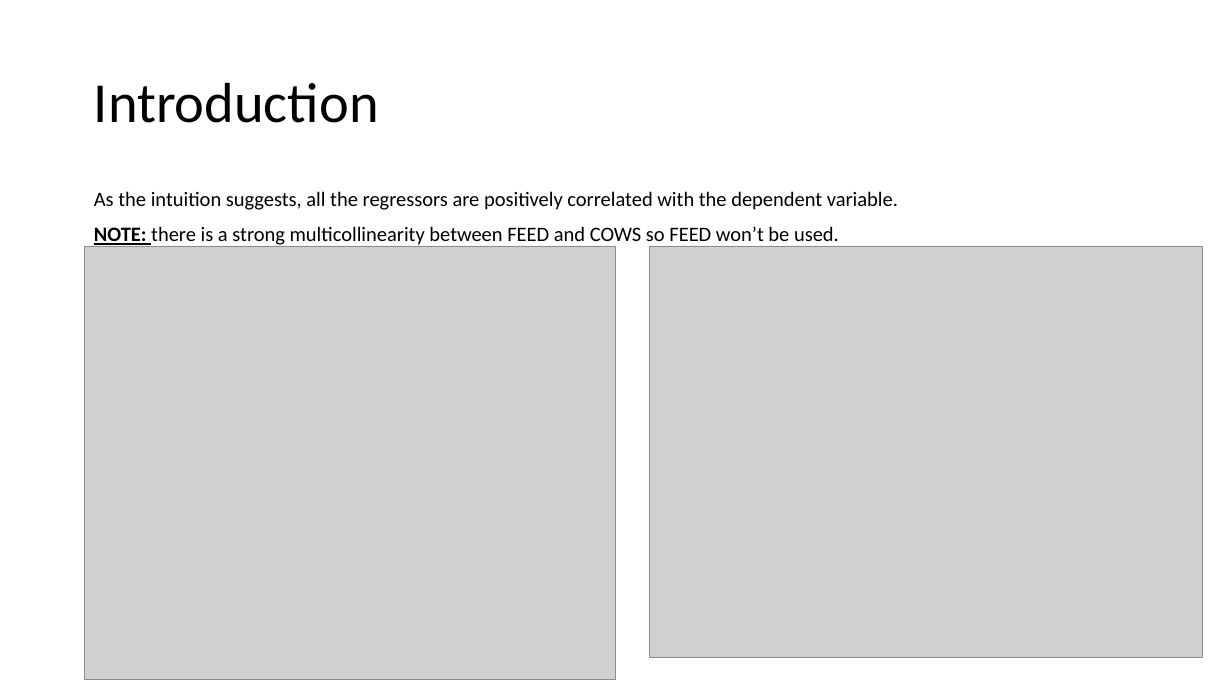
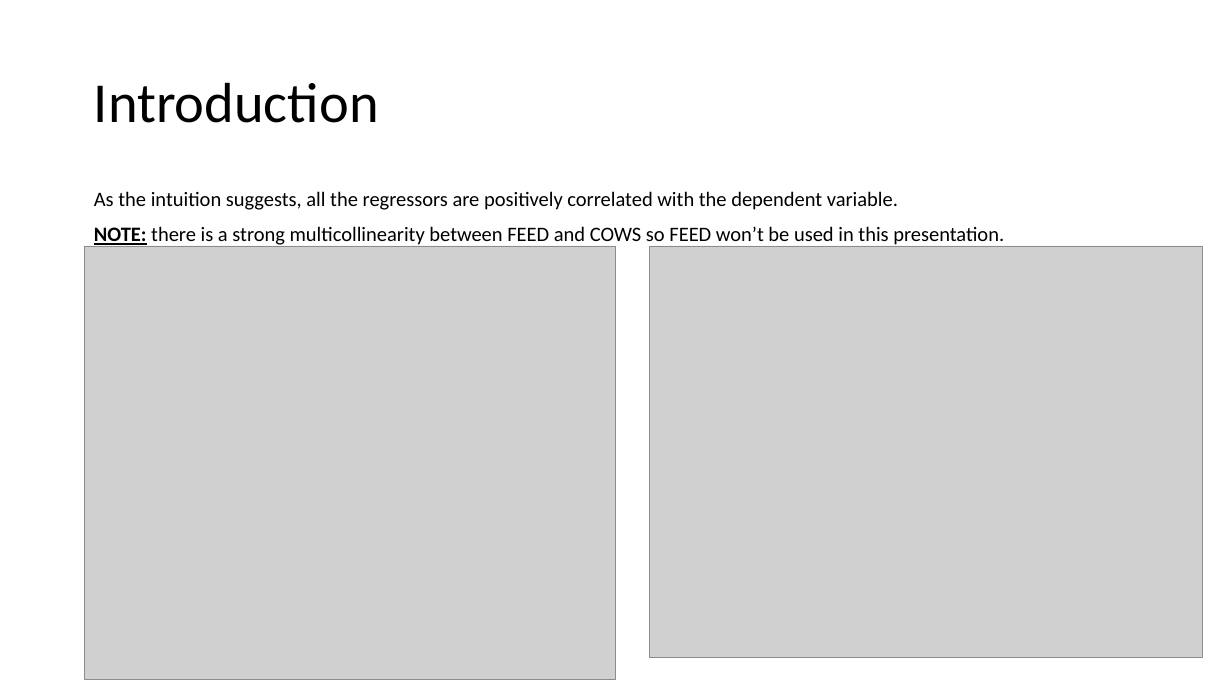
Before and after one commit to peppusnight/policy_evaluation, a slide deck: slide 4 of 20211001_policy.pptx. Drawn at 1232x693 pixels with LibreOffice and Linux fonts; fonts in the diff are those of the drawing; grey boxes stand for pictures. Boxes give left, top, right and bottom in pixels: in the first picture for what was removed or moved away, otherwise in the second. Text is boxed around its words. In the diff, an @@ line names an element or a change of style, - is before the commit and + after.

```diff
--- a/20211001_policy.pptx
+++ b/20211001_policy.pptx
@@ text at (94, 226, 1004, 247): text changed @@
-NOTE: there is a strong multicollinearity between FEED and COWS so FEED won’t be used.
+NOTE: there is a strong multicollinearity between FEED and COWS so FEED won’t be used in this presentation.
```
Also in this commit, not shown: 4 other slides changed, 2 slides added, 1 other file.
